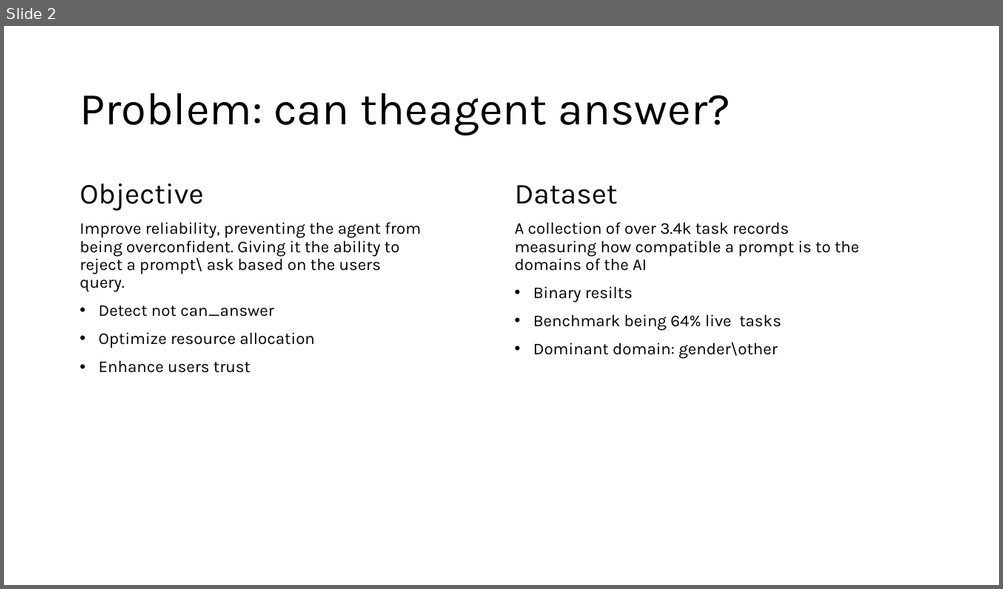
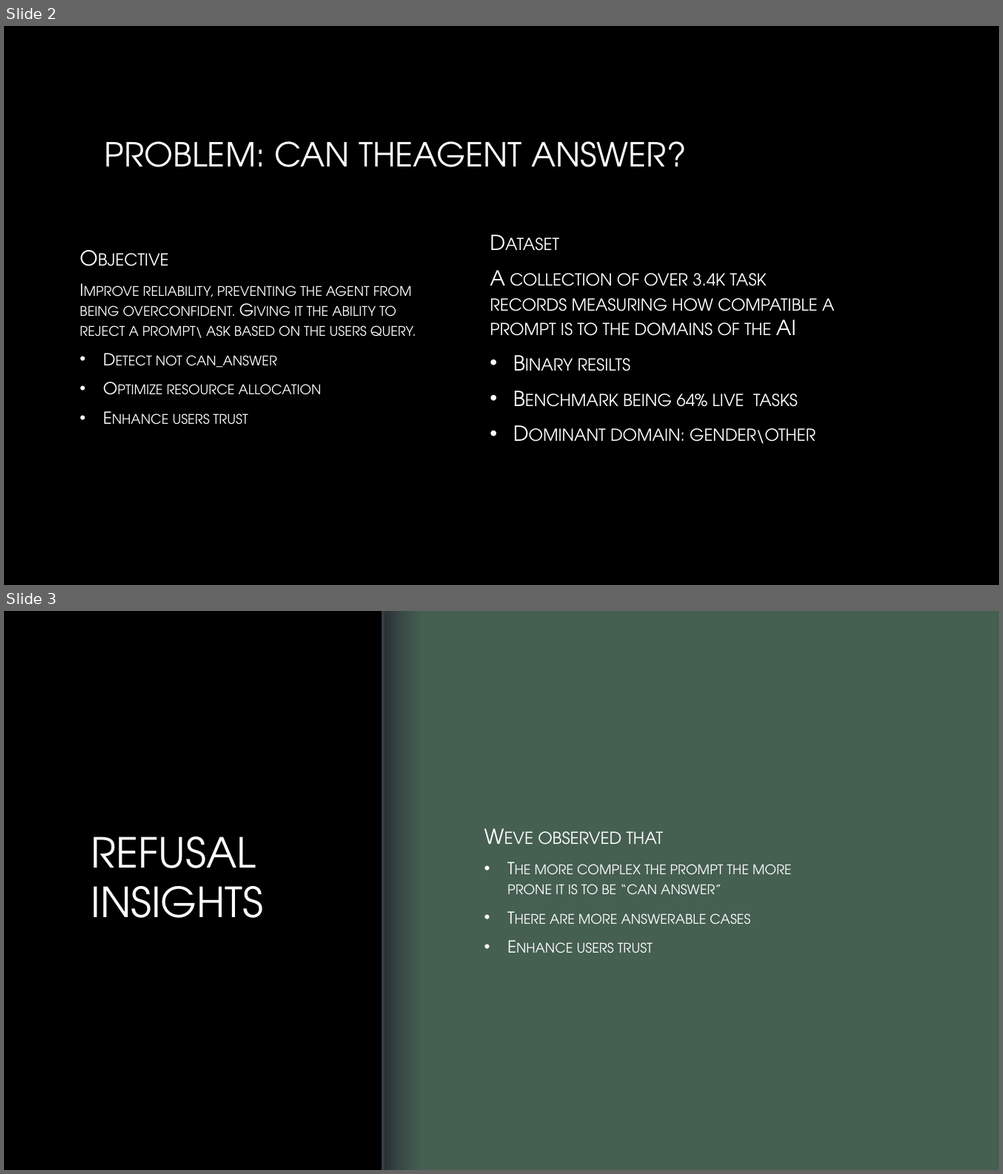
Before and after one commit to lanashmuz/machine_learning_exe1, a slide deck: exe2/presentation.pptx. Shown one above the other, each under a label of ours: slide 2 before the commit, slides 2 and 3 after it. The pictures are 1003x589 and 1003x1174 pixels, drawn with LibreOffice and Linux fonts; fonts in the diff are those of the drawing; background and template pictures are left out. Boxes give left, top, right and bottom in pixels: in the first picture for what was removed or moved away, otherwise in the second. Text is boxed around its words. In the diff, an @@ line names an element or a change of style, - is before the commit and + after.

```diff
--- a/exe2/presentation.pptx
+++ b/exe2/presentation.pptx
@@ slide 3 added at bbox=[4, 611, 999, 1170], background picture (left out) @@
@@ rectangle added at bbox=[382, 611, 999, 1170], fill #455F51 @@
@@ rectangle added at bbox=[383, 611, 421, 1170], fill gradient #363D46 to #282E35 @@
@@ line added from (383, 611) to (383, 1170), #282E35 3 pt @@
@@ text added at bbox=[507, 832, 791, 953], 16 pt, text gradient #FFFFFF to #BFBFBF, small capitals @@
+Weve observed that
+• The more complex the prompt the more prone it is to be “can answer”
+• There are more answerable cases
+• Enhance users trust
@@ title added at bbox=[91, 837, 263, 918], 40 pt, text gradient #FFFFFF to #A6A6A6 @@
+REFUSAL INSIGHTS
@@ slide 2 changed as well @@
@@ background #FFFFFF to picture (left out) @@
@@ title at bbox=[105, 141, 686, 167]: text changed; size 44 to 32 pt; font Karla to TeX Gyre Adventor; text colour #000000 to gradient #FFFFFF to #A6A6A6 @@
-Problem: can theagent answer?
+PROBLEM: CAN THEAGENT ANSWER?
@@ text "Objective" at bbox=[79, 286, 416, 425]: size 28 to 20 pt in "Objective"; font Karla to TeX Gyre Adventor, text colour #000000 to gradient #FFFFFF to #BFBFBF, small capitals on; line spacing 0.9 to 1; indent changed; vertical alignment top to middle @@
@@ text "Dataset": place and size @@
-text "Dataset" at bbox=[515, 185, 859, 359]
+text "Dataset" at bbox=[489, 270, 834, 444]
@@ text "Dataset" at bbox=[489, 270, 834, 444]: size 28 to 20 pt in "Dataset"; font Karla to TeX Gyre Adventor, text colour #000000 to gradient #FFFFFF to #BFBFBF, small capitals on, size 16 to 20 pt; line spacing 0.9 to 1; indent changed; vertical alignment top to middle @@
```
Also in this commit, not shown: 1 other slide changed, 1 slide removed.
